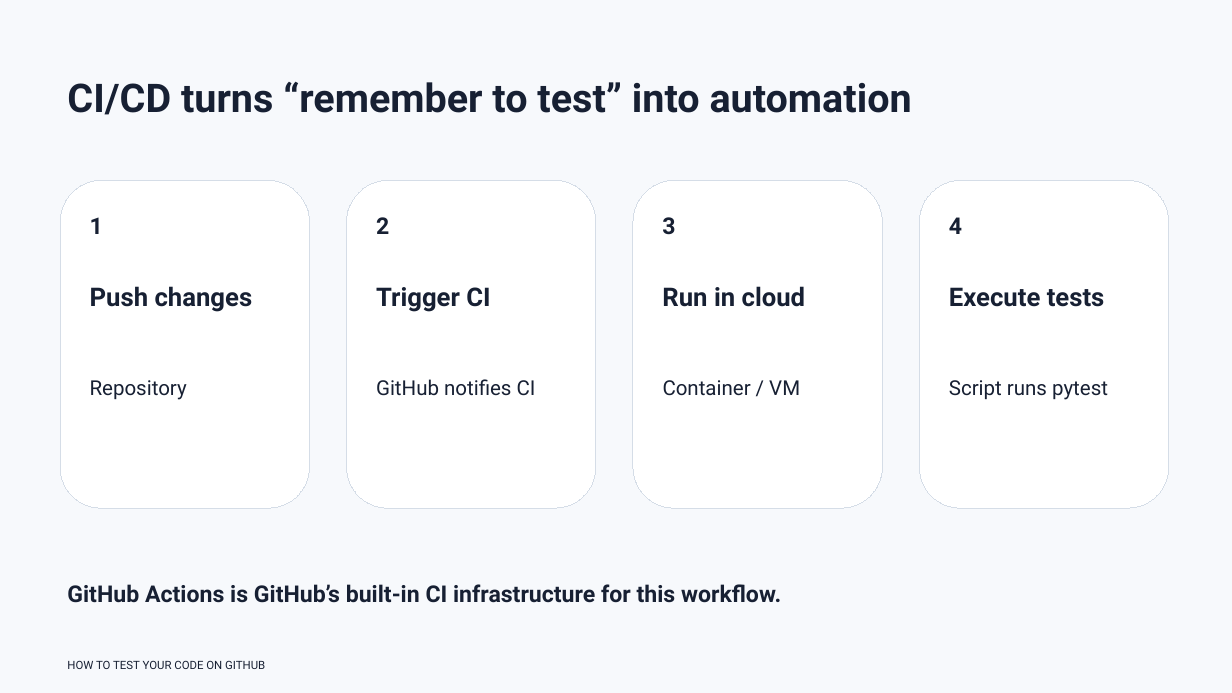
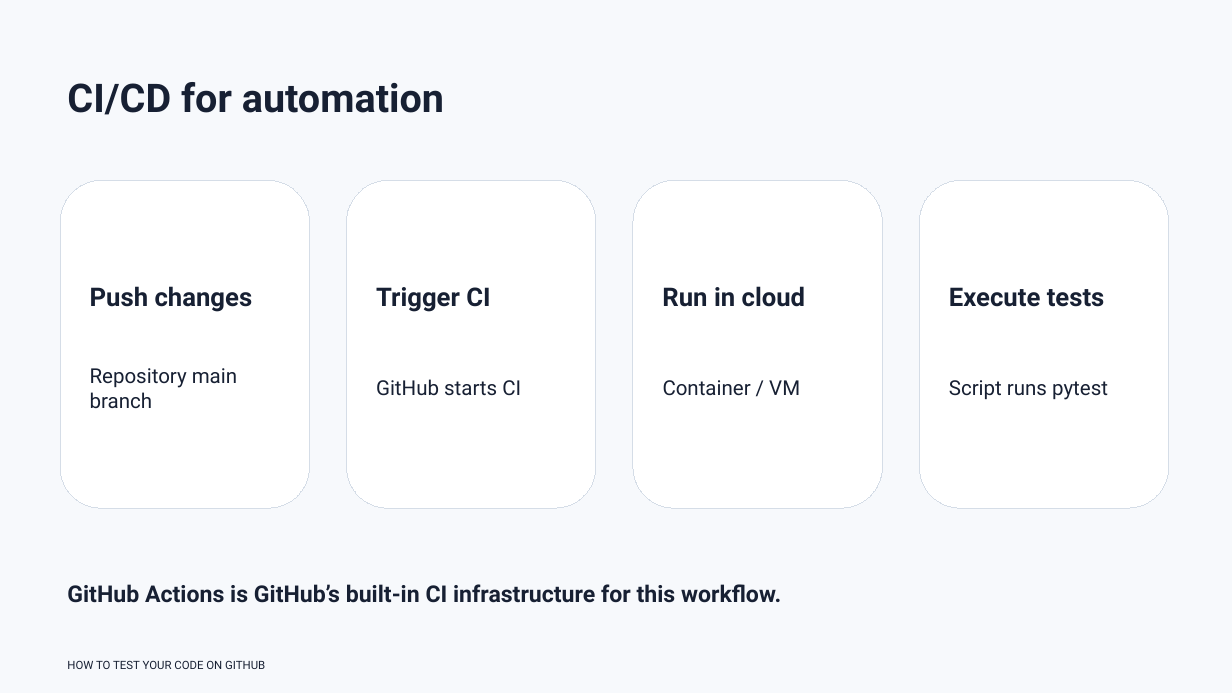
Before and after one commit to rbesenczi/my_ols, a slide deck: slide 23 of presentation/how_to_test_your_code.pptx. Drawn at 1232x693 pixels with LibreOffice and Linux fonts; fonts in the diff are those of the drawing. Boxes give left, top, right and bottom in pixels: in the first picture for what was removed or moved away, otherwise in the second. Text is boxed around its words. In the diff, an @@ line names an element or a change of style, - is before the commit and + after.

```diff
--- a/presentation/how_to_test_your_code.pptx
+++ b/presentation/how_to_test_your_code.pptx
@@ text at <box>67,82,444,115</box>: text changed @@
-CI/CD turns “remember to test” into automation
+CI/CD for automation
@@ text removed at <box>90,217,103,234</box> @@
-1
@@ text removed at <box>376,217,389,234</box> @@
-2
@@ text removed at <box>662,217,675,235</box> @@
-3
@@ text removed at <box>949,217,962,234</box> @@
-4
@@ text at <box>90,368,237,409</box>: text changed @@
-Repository
+Repository main branch
@@ text at <box>376,379,521,396</box>: text changed @@
-GitHub notifies CI
+GitHub starts CI
```
Also in this commit, not shown: 24 other slides changed, 2 slides added.
